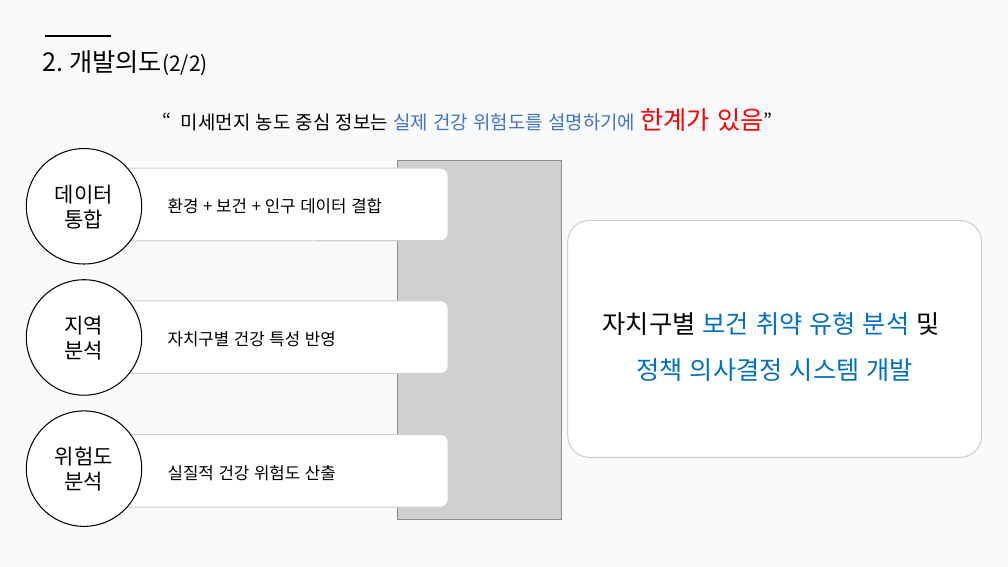
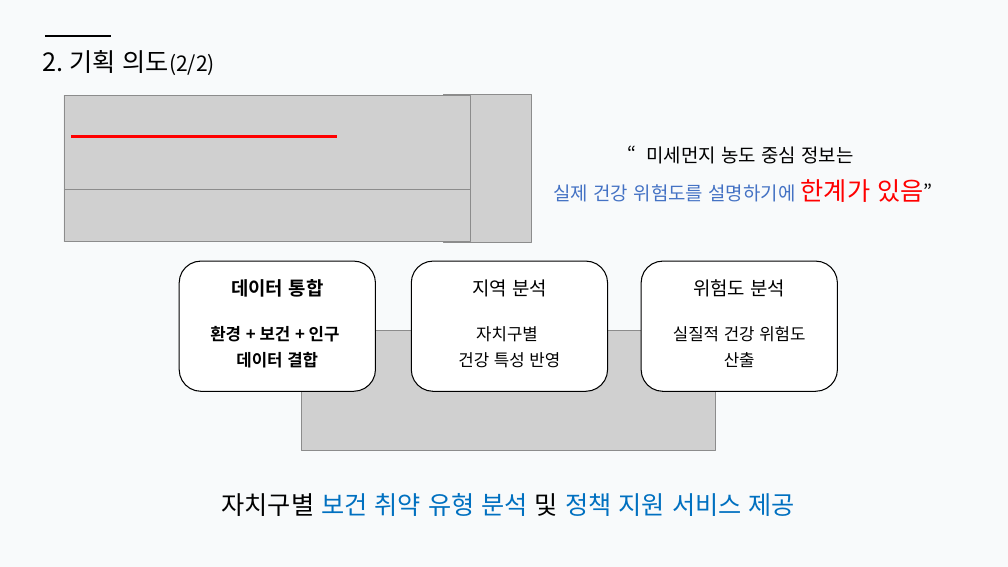
Before and after one commit to seongwook0217/SeongWook, a slide deck: slide 3 of 1차 프로젝트(머신러닝)/1. 기획서.pptx. Drawn at 1008x567 pixels with LibreOffice and Linux fonts; fonts in the diff are those of the drawing; grey boxes stand for pictures. Boxes give left, top, right and bottom in pixels: in the first picture for what was removed or moved away, otherwise in the second. Text is boxed around its words. In the diff, an @@ line names an element or a change of style, - is before the commit and + after.

```diff
--- a/1차 프로젝트(머신러닝)/1. 기획서.pptx
+++ b/1차 프로젝트(머신러닝)/1. 기획서.pptx
@@ text at box(43, 50, 215, 75): text changed @@
-2. 개발의도(2/2)
+2. 기획 의도(2/2)
@@ group added at box(64, 95, 532, 243): 3 pictures, 1 line @@
@@ text at box(553, 146, 923, 202): text changed @@
-“미세먼지 농도 중심 정보는 실제 건강 위험도를 설명하기에 한계가 있음”
+“미세먼지 농도 중심 정보는
+실제 건강 위험도를 설명하기에 한계가 있음”
@@ rounded rectangle removed at box(123, 169, 448, 241) @@
@@ rounded rectangle: place and size @@
-rounded rectangle at box(123, 301, 448, 374)
+rounded rectangle at box(179, 261, 376, 391)
@@ rounded rectangle at box(179, 261, 376, 391): outline #D0CECE 1 pt to #000000 1 pt; proportions changed @@
@@ rounded rectangle added at box(411, 261, 608, 391), fill #FFFFFF, outline #000000 1 pt @@
@@ rounded rectangle added at box(641, 261, 838, 391), fill #FFFFFF, outline #000000 1 pt @@
@@ text "데이터 통합": place and size @@
-text "데이터 통합" at box(26, 149, 142, 265)
+text "데이터 통합" at box(231, 279, 324, 297)
@@ text at box(231, 279, 324, 297): text changed; size 20 to 18 pt; bold on @@
-데이터
-통합
+데이터 통합
@@ text "지역 분석": place and size @@
-text "지역 분석" at box(26, 280, 142, 395)
+text "지역 분석" at box(472, 279, 547, 297)
@@ text at box(472, 279, 547, 297): text changed; size 20 to 18 pt @@
-지역
-분석
+지역 분석
@@ vertical alignment middle to top; fill #FFFFFF to none; outline #000000 1 pt to none in 3 elements at box(231, 279, 324, 297), box(472, 279, 547, 297), box(693, 279, 786, 297) @@
@@ text "위험도 분석": place and size @@
-text "위험도 분석" at box(26, 411, 142, 527)
+text "위험도 분석" at box(693, 279, 786, 297)
@@ text at box(693, 279, 786, 297): text changed; size 20 to 18 pt @@
-위험도
-분석
+위험도 분석
@@ text at box(210, 326, 340, 368): text changed; bold on @@
-환경 + 보건 + 인구 데이터 결합
+환경 + 보건 + 인구
+데이터 결합
@@ text at box(458, 326, 560, 368): text changed @@
-자치구별 건강 특성 반영
+자치구별
+건강 특성 반영
@@ text "실질적 건강 위험도 산출": place and size @@
-text "실질적 건강 위험도 산출" at box(168, 465, 336, 481)
+text "실질적 건강 위험도 산출" at box(673, 326, 805, 367)
@@ text "실질적 건강 위험도 산출" at box(673, 326, 805, 367): alignment left to centre @@
@@ picture at box(302, 330, 716, 451): rotation 90 to 180 degrees @@
@@ rounded rectangle removed at box(123, 435, 448, 507) @@
@@ text "자치구별 보건 취약 유형 분석 ...": place and size @@
-text "자치구별 보건 취약 유형 분석 ..." at box(568, 221, 982, 457)
+text "자치구별 보건 취약 유형 분석 ..." at box(221, 493, 795, 516)
@@ text "자치구별 보건 취약 유형 분석 ..." at box(221, 493, 795, 516): fill #FFFFFF to none; outline #D0CECE 1 pt to none @@
@@ text at box(221, 493, 795, 516): text changed @@
-자치구별 보건 취약 유형 분석 및
-정책 의사결정 시스템 개발
+자치구별 보건 취약 유형 분석 및 정책 지원 서비스 제공
```
Also in this commit, not shown: 3 other slides changed, 2 other files.
